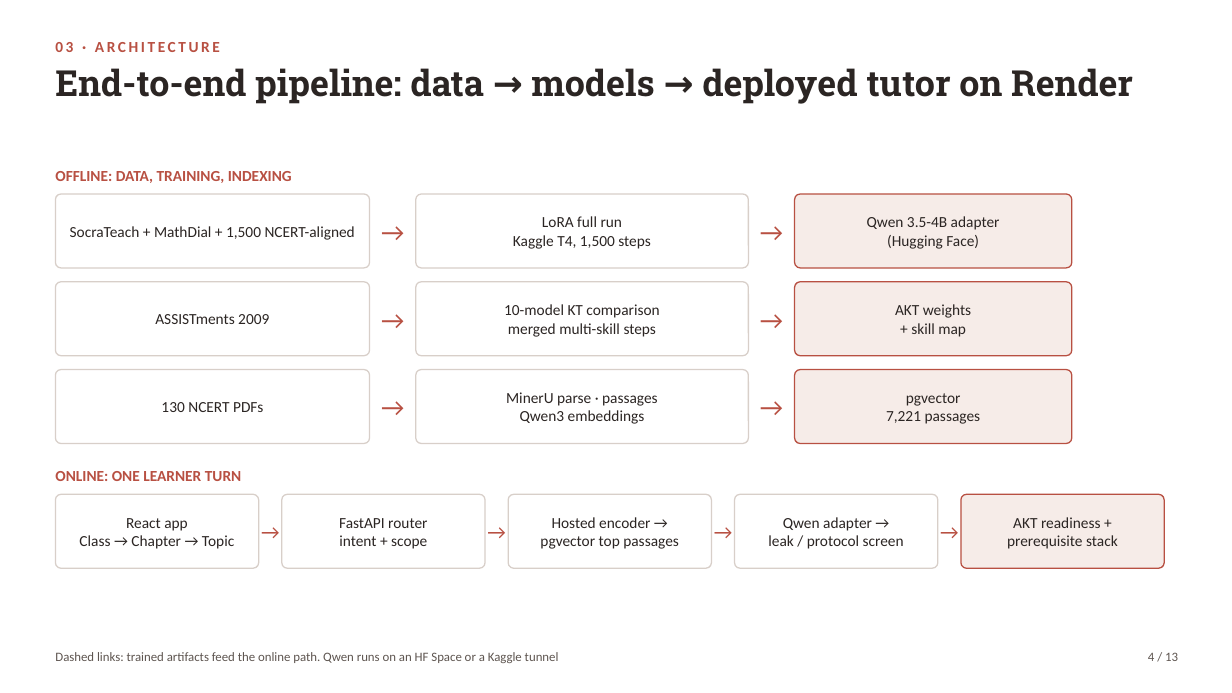
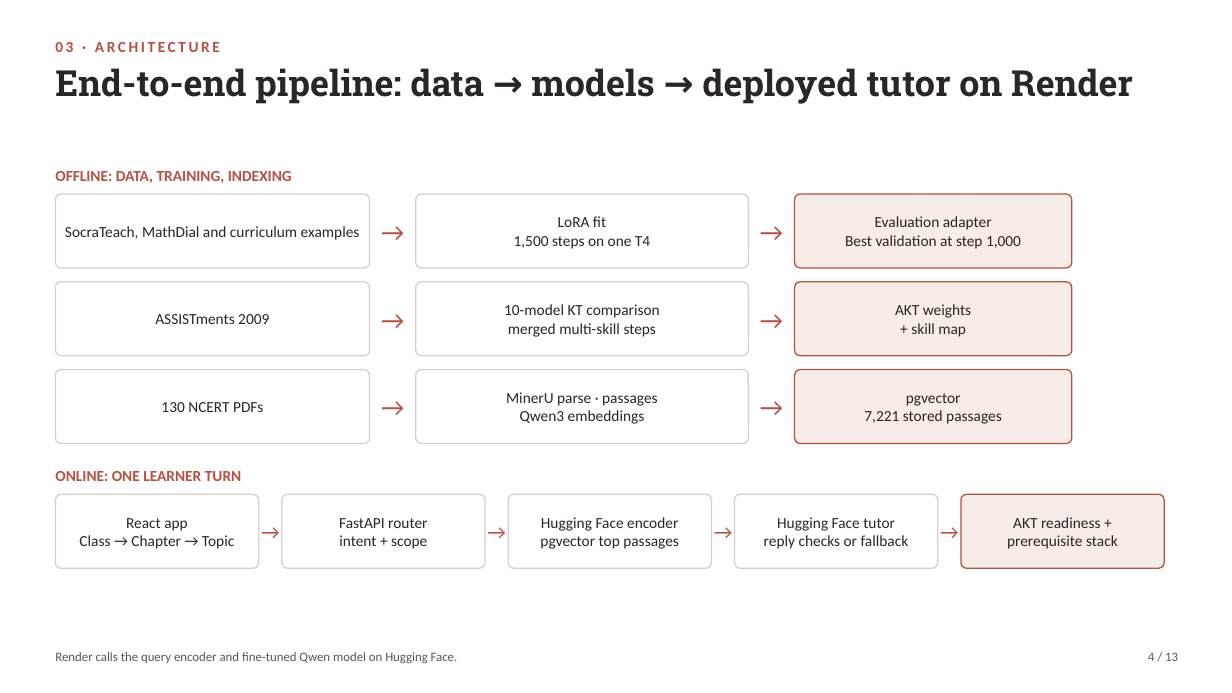
Before and after one commit to Hariomkr147/Group-2-DS-and-AI-Lab-Project, a slide deck: slide 4 of docs/milestone 4/M4_Presentation.pptx. Drawn at 1232x693 pixels with LibreOffice and Linux fonts; fonts in the diff are those of the drawing. Boxes give left, top, right and bottom in pixels: in the first picture for what was removed or moved away, otherwise in the second. Text is boxed around its words. In the diff, an @@ line names an element or a change of style, - is before the commit and + after.

```diff
--- a/docs/milestone 4/M4_Presentation.pptx
+++ b/docs/milestone 4/M4_Presentation.pptx
@@ text at <box>65,226,360,240</box>: text changed @@
-SocraTeach + MathDial + 1,500 NCERT-aligned
+SocraTeach, MathDial and curriculum examples
@@ text at <box>514,216,650,249</box>: text changed @@
-LoRA full run
-Kaggle T4, 1,500 steps
+LoRA fit
+1,500 steps on one T4
@@ text at <box>845,216,1021,249</box>: text changed @@
-Qwen 3.5-4B adapter
-(Hugging Face)
+Evaluation adapter
+Best validation at step 1,000
@@ text at <box>864,410,1002,424</box>: text changed @@
-7,221 passages
+7,221 stored passages
@@ text at <box>541,517,678,531</box>: text changed @@
-Hosted encoder →
+Hugging Face encoder
@@ text at <box>764,517,909,549</box>: text changed @@
-Qwen adapter →
-leak / protocol screen
+Hugging Face tutor
+reply checks or fallback
@@ text at <box>55,652,458,663</box>: text changed @@
-Dashed links: trained artifacts feed the online path. Qwen runs on an HF Space or a Kaggle tunnel
+Render calls the query encoder and fine-tuned Qwen model on Hugging Face.
```
Also in this commit, not shown: 12 other slides changed, 6 other files.
